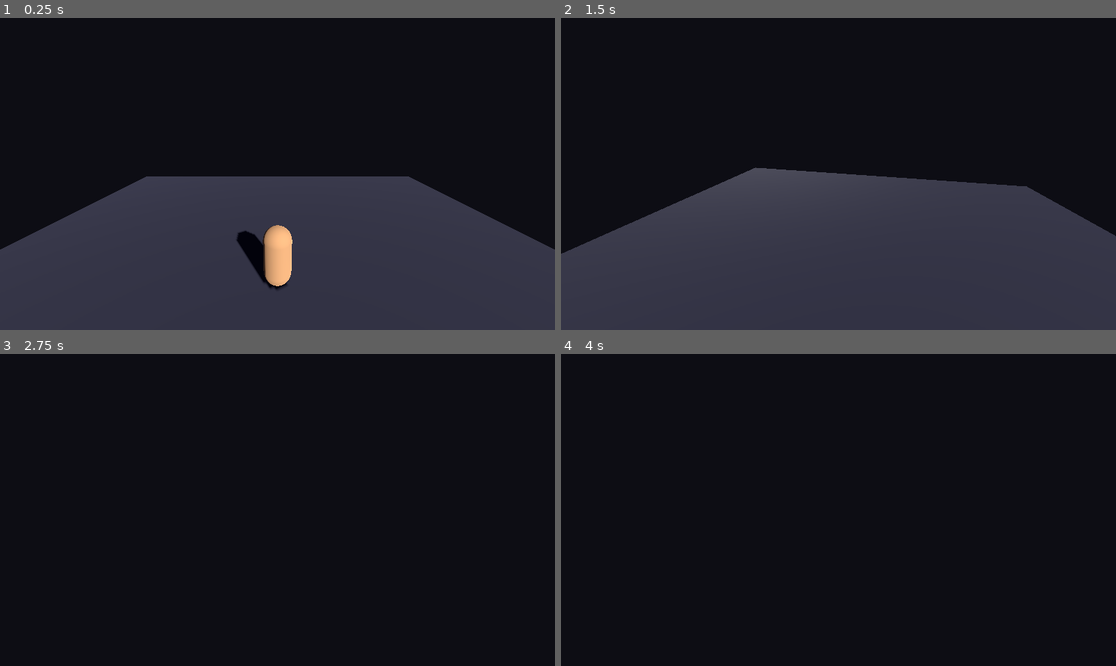
Above: before the commit, frames 1-4 (two rows, left to right).
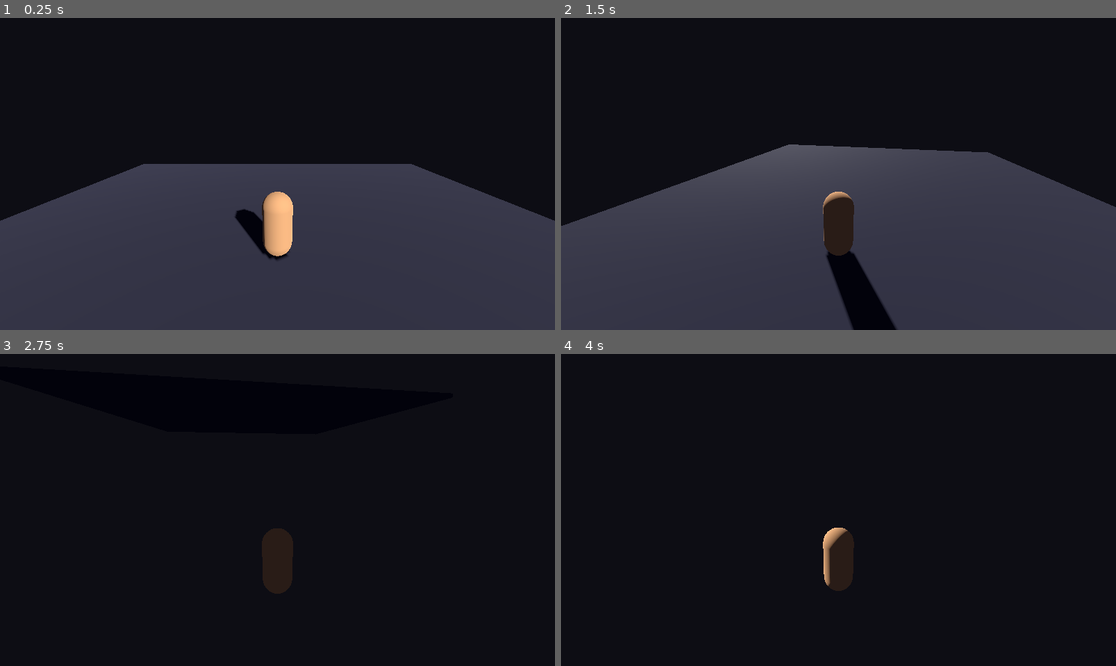
Above: after the commit, the same moments.

Repository: Oiubrab/Autonomous
Game: Godot game, scene res://scenes/action/ActionScene.tscn
The game is run twice, just before and just after one commit, with the same random seed, the same clock (stepped at 60 frames per second) and the same inputs.
Inputs (mouse positions are in pixels of both pictures, inside the frame that each line leads up to):
- Up to frame 1 (0.25 s): no input
- Up to frame 2 (1.5 s): tap Enter at 0.5 s; move the mouse to (866, 174) at 0.52 s; hold Up (ui_up) from 0.53 s (still down); click (866, 174) at 0.6 s; move the mouse to (810, 174) at 1.27 s; tap Space (dodge) at 1.35 s
- Up to frame 3 (2.75 s): keep holding Up (ui_up); move the mouse to (288, 503) at 2.02 s; click (288, 503) at 2.1 s
- Up to frame 4 (4 s): keep holding Up (ui_up); move the mouse to (832, 516) at 2.77 s; tap Space (dodge) at 2.85, 3.5 s; move the mouse to (877, 513) at 3.52 s; click (877, 513) at 3.6 s

The runs differ from the first frame. In frame 1, 7.3% of the frame differs, in the area x 0-100%, y 46-88%; in frame 2, 10%, in the area x 0-100%, y 40-100%; in frame 3, 1.0%; in frame 4, 1.0%.
Error before the commit: Parse Error: Class "DegradationSystem" hides an autoload singleton. (res://systems/DegradationSystem.gd:2)

Commit message:
Housekeeping and camera fix
- Add .gitignore for Godot generated files and env/api key
- Add README with game concept, structure, and status
- Fix DegradationSystem autoload conflict (remove class_name, remove scene node instance)
- Fix camera arm drifting away from Litta (arm is a child node, position assignment was redundant and wrong)

Co-Authored-By: Claude Sonnet 4.6 <noreply@anthropic.com>

Diff:
--- a/scenes/action/ActionScene.tscn
+++ b/scenes/action/ActionScene.tscn
@@ -1,11 +1,10 @@
-[gd_scene load_steps=17 format=3]
+[gd_scene load_steps=16 format=3]
 
 [ext_resource type="Script" path="res://scenes/action/ActionScene.gd" id="1_scene"]
 [ext_resource type="Script" path="res://scenes/action/Litta.gd" id="2_litta"]
 [ext_resource type="Script" path="res://scenes/action/LittaAutonomy.gd" id="3_autonomy"]
 [ext_resource type="PackedScene" path="res://ui/DeathScreen.tscn" id="4_death"]
 [ext_resource type="PackedScene" path="res://ui/DebugOverlay.tscn" id="5_debug"]
-[ext_resource type="Script" path="res://systems/DegradationSystem.gd" id="6_degrad"]
 
 [sub_resource type="CapsuleShape3D" id="CapsuleShape3D_litta"]
 radius = 0.4
@@ -97,6 +96,3 @@
 [node name="DeathScreen" parent="." instance=ExtResource("4_death")]
 
 [node name="DebugOverlay" parent="." instance=ExtResource("5_debug")]
-
-[node name="DegradationSystem" type="Node" parent="."]
-script = ExtResource("6_degrad")
--- a/scenes/action/Litta.gd
+++ b/scenes/action/Litta.gd
@@ -107,7 +107,6 @@
 		velocity.y = 0.0
 
 func _update_camera() -> void:
-	camera_arm.position = global_position + Vector3(0, 1.4, 0)
 	camera_arm.rotation.y = _camera_yaw
 	camera_arm.rotation.x = _camera_pitch
 
--- a/systems/DegradationSystem.gd
+++ b/systems/DegradationSystem.gd
@@ -1,5 +1,4 @@
 extends Node
-class_name DegradationSystem
 
 ## Degradation threshold constants — define them once here.
 ## All systems that need to act on degradation ranges import these.
